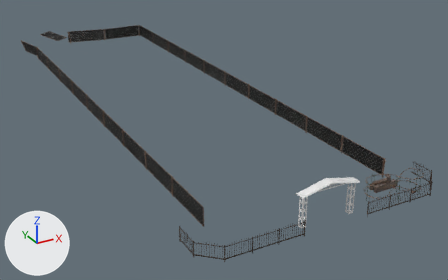
What one commit did to the Blender file media/blend/attractions.blend.
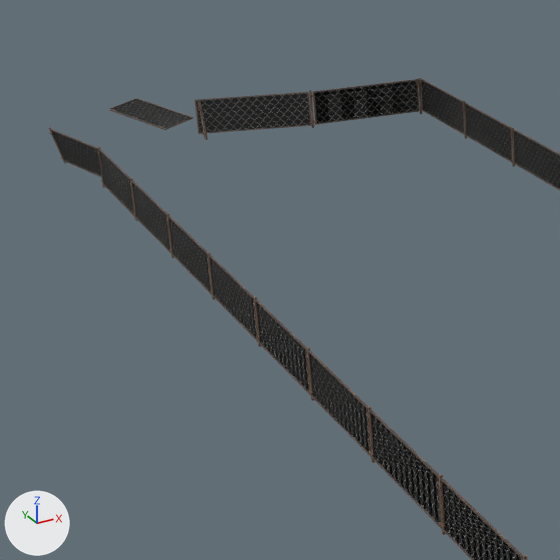
Each version appears first whole from a 50 mm lens placed at (-240.0, -259.0, 191.0), pointed at (12.0, 200.0, -38.0), and next in a close-up on the part from 1% to 41% of the width and 0% to 63% of the height. Every picture has the same lights, and +X, +Y and +Z are marked at lower left.
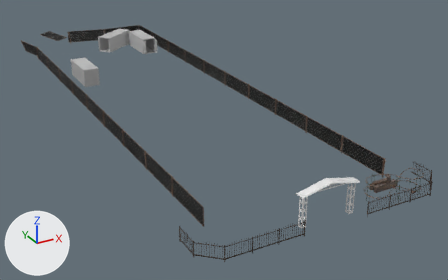
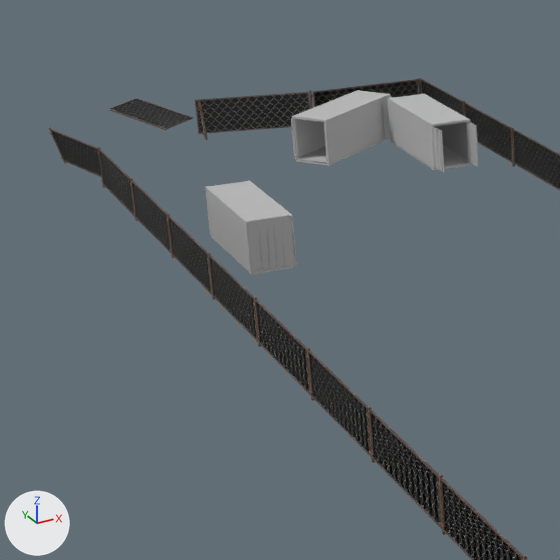
Pixel boxes (x1, y1, x2, y2) of what changed, in the close-ups (560 x 560 px):
's_con01', added: after (205, 180, 297, 275)
's_con02', added: after (291, 90, 392, 166)
's_con03', added: after (387, 94, 478, 172)

What the commit changed:
Material 'da027ce5.dds' (mat_da027ce5_dds) is new.
Its base color is (0.498, 0.498, 0.498) (grey #bbbbbb).
Material 'da027ce5.dds.002' (mat_da027ce5_dds_002) is new.
Its base color is (0.498, 0.498, 0.498) (grey #bbbbbb).
Material 'da027ce5.dds.001' (mat_da027ce5_dds_001) is new.
Its base color is (0.498, 0.498, 0.498) (grey #bbbbbb).
Mesh me_s_con03 is new.
It has 762 vertices, 432 faces and spans x -1.47..1.35, y -5.52..4.25, z -1.71..1.54.
It uses material mat_da027ce5_dds (its picture is missing).
Mesh me_s_con02 is new.
It has 1320 vertices, 724 faces and spans x -1.76..1.61, y -4.26..4.18, z -1.68..1.5.
It uses material mat_da027ce5_dds_002 (its picture is missing).
Mesh me_s_con01 is new.
It has 608 vertices, 340 faces and spans x -1.44..1.37, y -4.22..4.19, z -1.7..1.53.
It uses material mat_da027ce5_dds_001 (its picture is missing).
Object 's_con03' (ob_s_con03) is new; it shows me_s_con03.
Its location is (14.2, 397.9, 8.9).
Its scale is (5.17, 5.17, 5.17).
Object 's_con02' (ob_s_con02) is new; it shows me_s_con02.
Its location is (-11.3, 418.9, 8.9).
Its rotation in degrees is (0, 0, -53).
Its scale is (5.17, 5.17, 5.17).
Object 's_con01' (ob_s_con01) is new; it shows me_s_con01.
Its location is (-77.7, 317.4, 8.9).
Its scale is (5.17, 5.17, 5.17).
